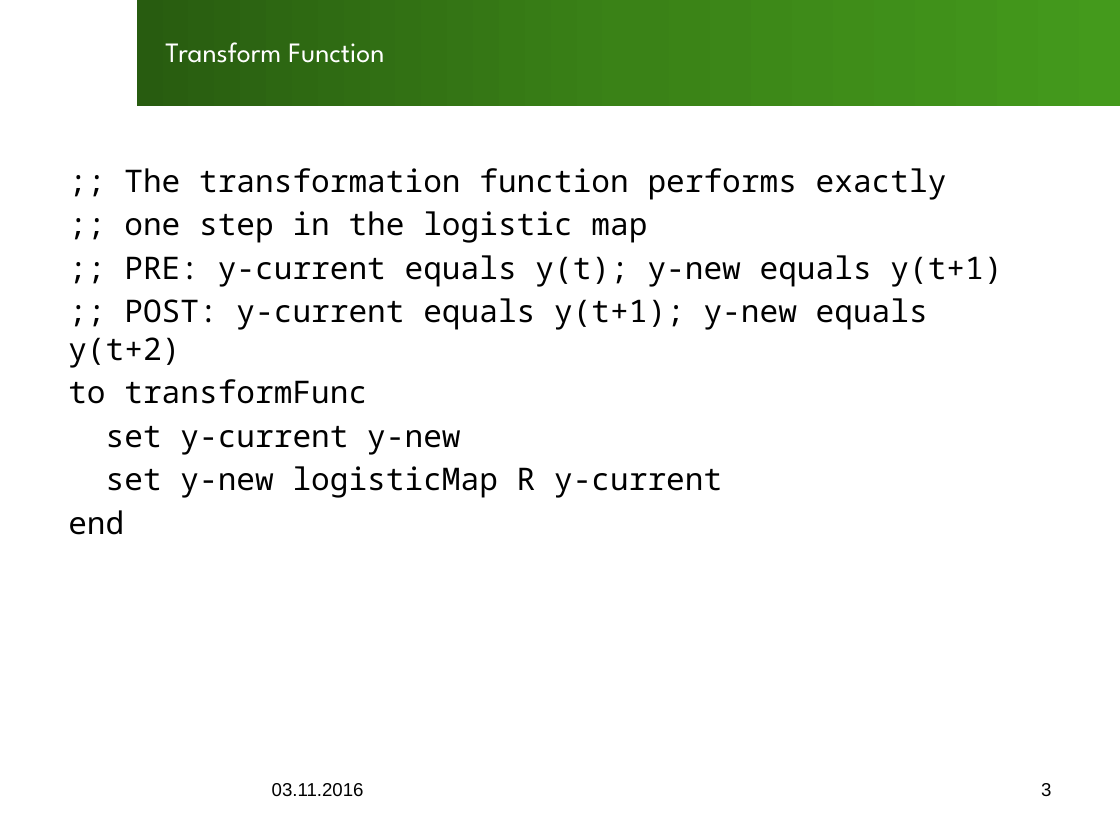
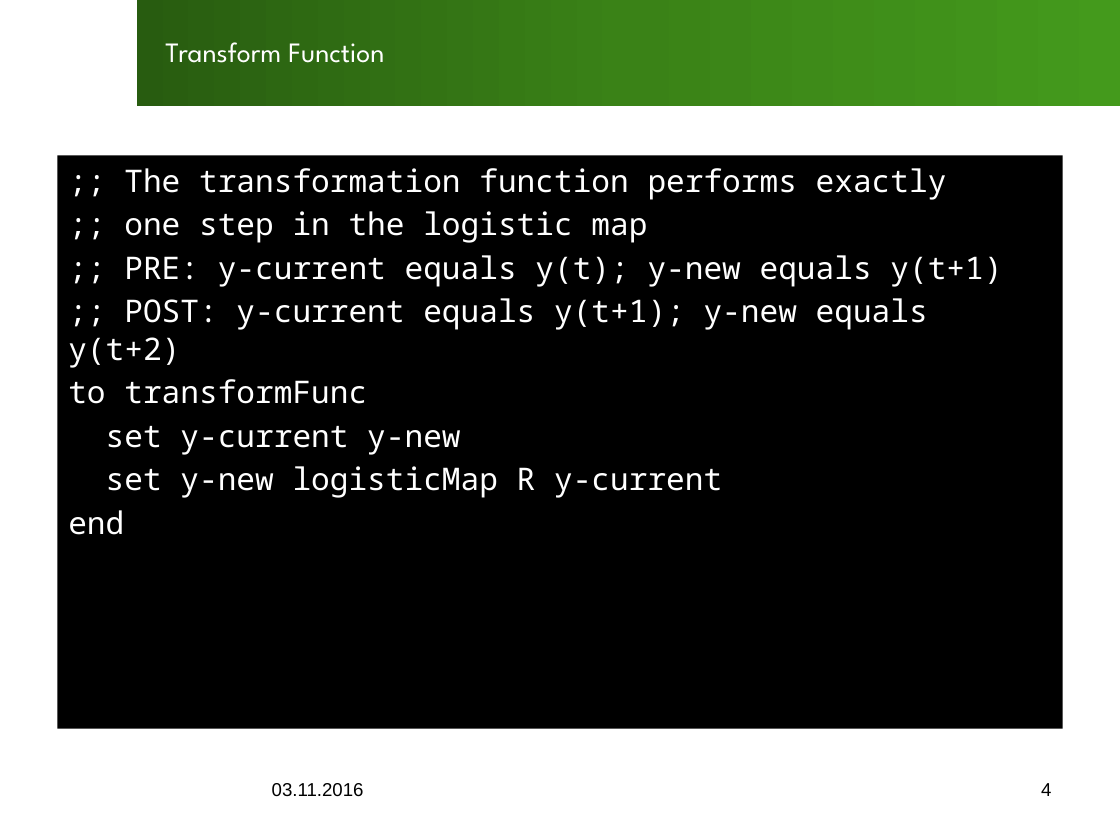
Before and after one commit to SOAS-Uni-Augsburg/ws16-17-group-13, a slide deck: slide 4 of Blatt02/Aufgabe01/Slides.pptx (slide 3 before the commit). Drawn at 1120x840 pixels with LibreOffice and Linux fonts; fonts in the diff are those of the drawing; background and template pictures are left out. Boxes give left, top, right and bottom in pixels: in the first picture for what was removed or moved away, otherwise in the second. Text is boxed around its words. In the diff, an @@ line names an element or a change of style, - is before the commit and + after.

Commit message:
Updates Slides with new graphics and slight restructuring Makes the slides wear fancy pants Adds Logistic Plot Python File

```diff
--- a/Blatt02/Aufgabe01/Slides.pptx
+++ b/Blatt02/Aufgabe01/Slides.pptx
@@ text ";; The transformation function performs ...": place and size @@
-text ";; The transformation function performs ..." at [68, 168, 1002, 535]
+text ";; The transformation function performs ..." at [57, 156, 1063, 729]
@@ text ";; The transformation function performs ..." at [57, 156, 1063, 729]: text colour #000000 to #FFFFFF; fill none to #000000 @@
@@ page number at [1041, 783, 1051, 796]: text changed @@
-3
+4
```
Also in this commit, not shown: 5 other slides changed, 5 slides added, 1 other file.
